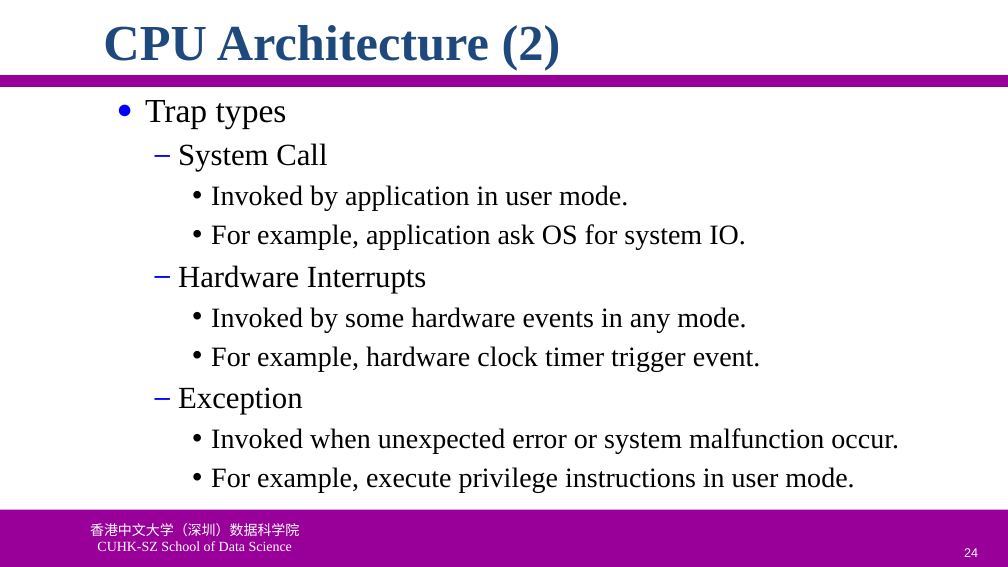
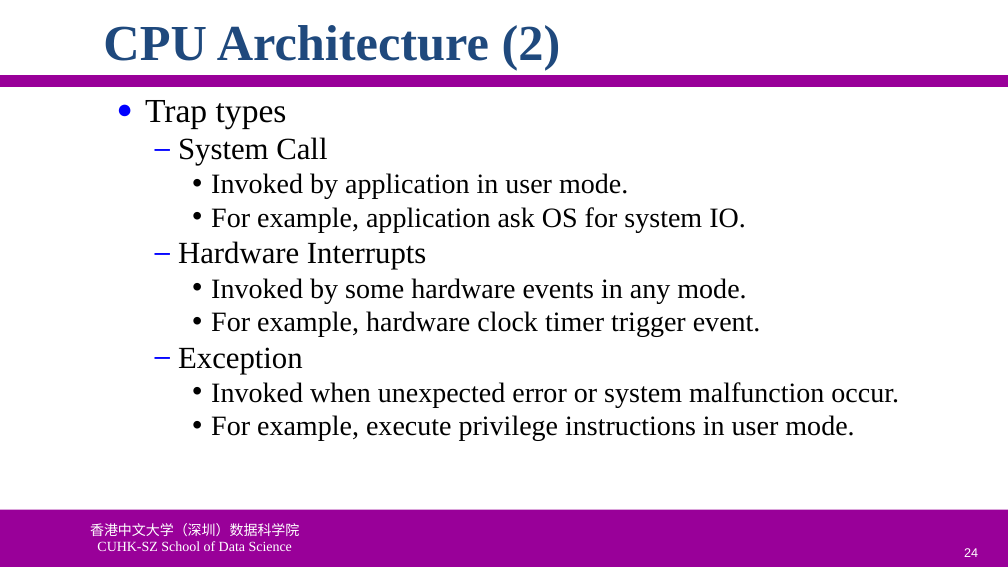
Before and after one commit to ychung1103/ychung1103.github.io, a slide deck: slide 24 of Slides/CSC6103/VT-03 CPU Virtualization.pptx. Drawn at 1008x567 pixels with LibreOffice and Linux fonts; fonts in the diff are those of the drawing; background and template pictures are left out. Boxes give left, top, right and bottom in pixels: in the first picture for what was removed or moved away, otherwise in the second. Text is boxed around its words. In the diff, an @@ line names an element or a change of style, - is before the commit and + after.

```diff
--- a/Slides/CSC6103/VT-03 CPU Virtualization.pptx
+++ b/Slides/CSC6103/VT-03 CPU Virtualization.pptx
@@ text "Trap types" at (145, 100, 899, 441): less space between paragraphs @@
```
Also in this commit, not shown: 11 other slides changed, 2 other files.
